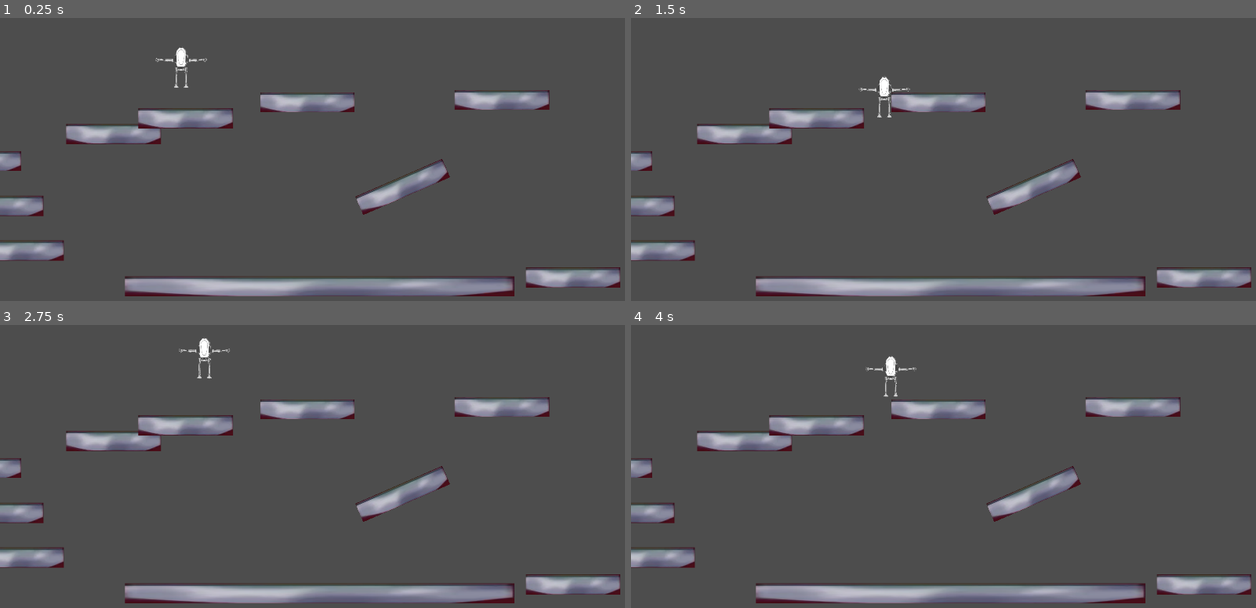
Above: before the commit, frames 1-4 (two rows, left to right).
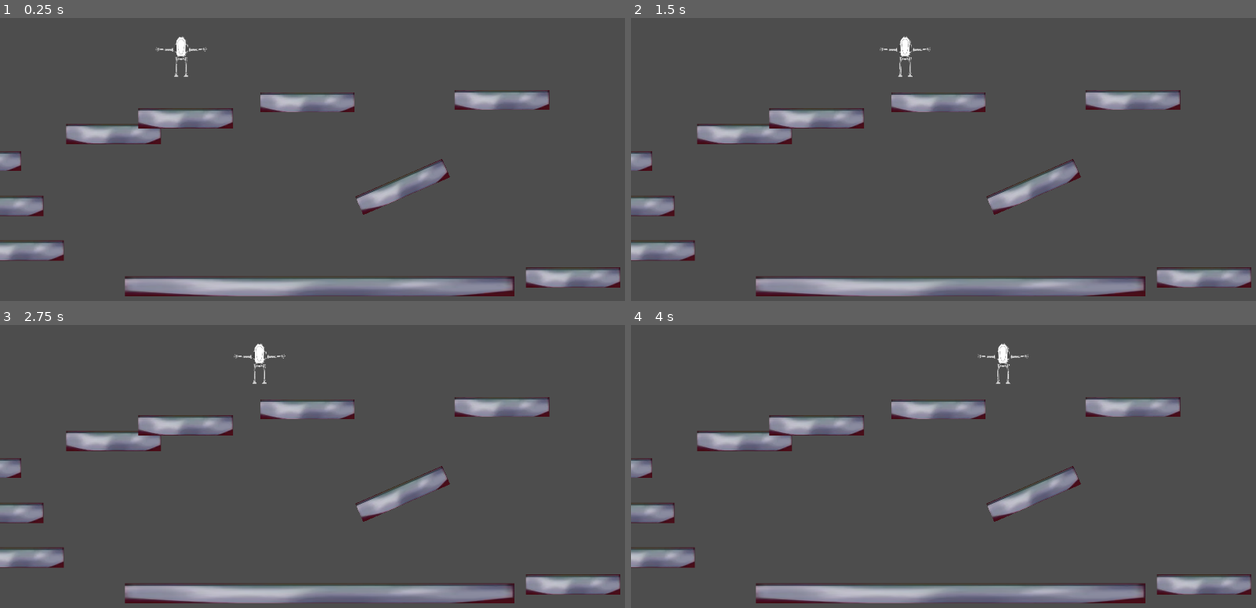
Above: after the commit, the same moments.

Repository: tlghealthy/godot_warmup_jam
Game: Godot game, scene res://scenes/Main.tscn
Two runs of this game, one before a commit and one after it. Both use one fixed random seed, a clock stepped at 60 frames per second and the inputs below. This scene is started directly instead of the project's main scene.
Inputs:
- Up to frame 1 (0.25 s): no input
- Up to frame 2 (1.5 s): tap Enter (ui_accept) at 0.5, 0.6, 1.35 s; hold Right (ui_right) from 0.53 s (still down); tap Space (jump) at 0.77 s
- Up to frame 3 (2.75 s): tap Space (jump) at 1.52 s; release Right (ui_right) at 2.03 s; hold Left (ui_left) from 2.03 s (still down); tap Enter (ui_accept) at 2.1 s
- Up to frame 4 (4 s): release Left (ui_left) at 2.78 s; hold Right (ui_right) from 2.78 s (still down); tap Enter (ui_accept) at 2.85, 3.6 s; tap Space (jump) at 3.02, 3.77 s

The runs differ from the first frame. In frame 1, 0.3% of the frame differs, in the area x 24-34%, y 6-25%; in frame 2, 0.4%; in frame 3, 0.4%, in the area x 28-46%, y 4-21%; in frame 4, 0.4%.

Commit message:
Top down movement

Diff:
--- a/PuerMech/scenes/player.gd
+++ b/PuerMech/scenes/player.gd
@@ -10,12 +10,12 @@
 
 func _physics_process(delta):
 	# Add the gravity.
-	if not is_on_floor():
-		velocity.y += gravity * delta
+	#if not is_on_floor():
+		#velocity.y += gravity * delta
 
 	# Handle jump.
-	if Input.is_action_just_pressed("ui_accept") and is_on_floor():
-		velocity.y = JUMP_VELOCITY
+	#if Input.is_action_just_pressed("ui_accept") and is_on_floor():
+		#velocity.y = JUMP_VELOCITY
 
 	# Get the input direction and handle the movement/deceleration.
 	# As good practice, you should replace UI actions with custom gameplay actions.
@@ -25,4 +25,10 @@
 	else:
 		velocity.x = move_toward(velocity.x, 0, SPEED)
 
+	var vdirection = Input.get_axis("ui_up", "ui_down")
+	if vdirection:
+		velocity.y = vdirection * SPEED
+	else:
+		velocity.y = move_toward(velocity.y, 0, SPEED)
+
 	move_and_slide()
